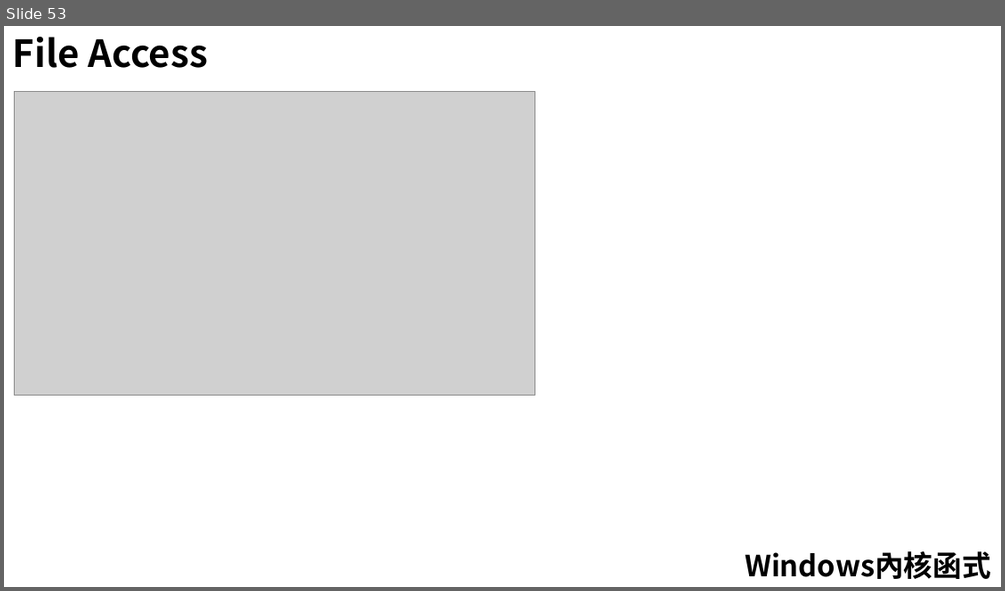
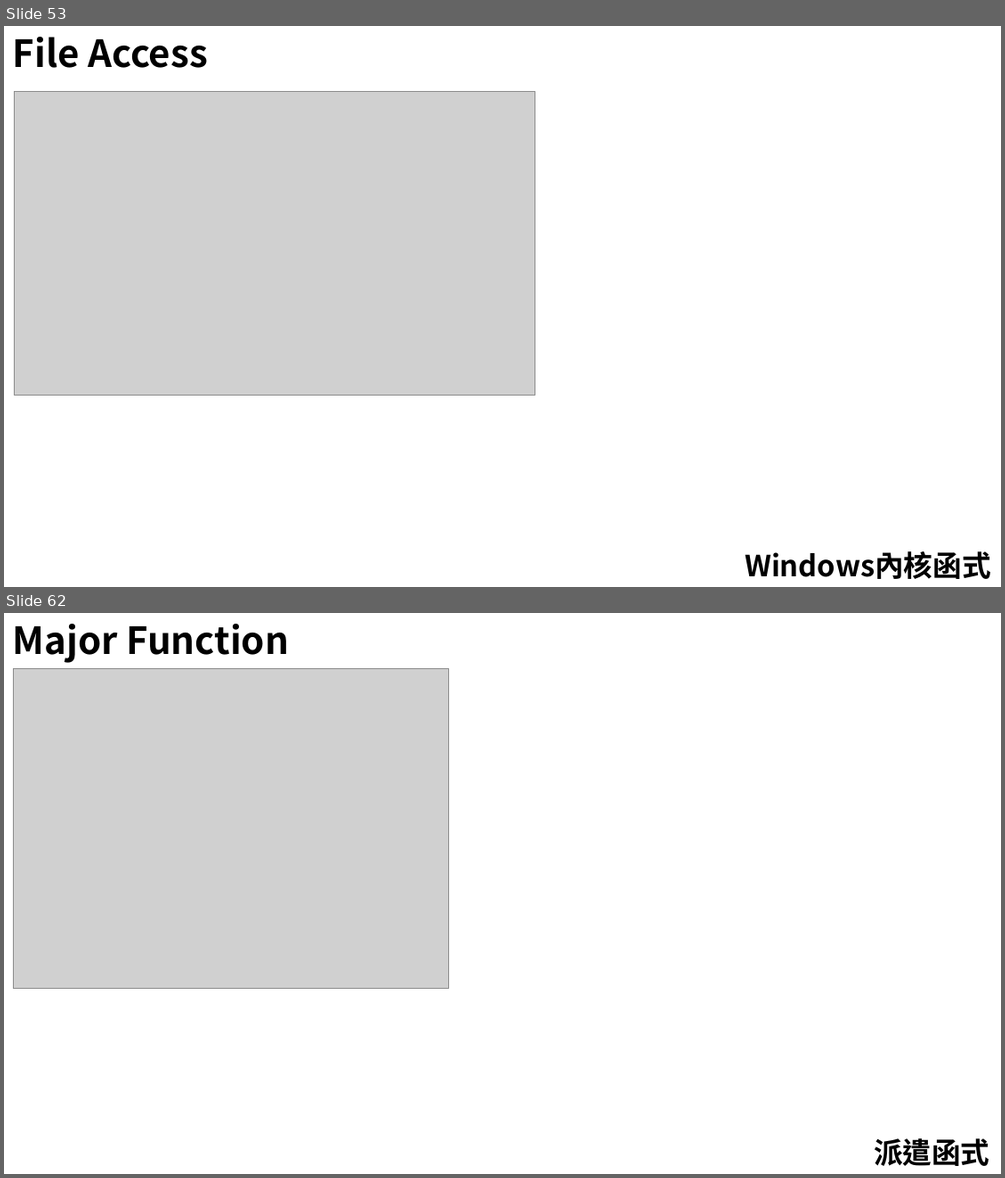
Before and after one commit to 1anhuang/Tutorial, a slide deck: WindowsDriver/Driver(Windows).pptx. Shown one above the other, each under a label of ours: slide 53 before the commit, slides 53 and 62 after it; the slides between them are not shown. The pictures are 1005x591 and 1005x1178 pixels, drawn with LibreOffice and Linux fonts; fonts in the diff are those of the drawing; grey boxes stand for pictures. Boxes give left, top, right and bottom in pixels: in the first picture for what was removed or moved away, otherwise in the second. Text is boxed around its words. In the diff, an @@ line names an element or a change of style, - is before the commit and + after.

```diff
--- a/WindowsDriver/Driver(Windows).pptx
+++ b/WindowsDriver/Driver(Windows).pptx
@@ slide 62 added at (4, 613, 1001, 1174), background #FFFFFF @@
@@ text added at (13, 624, 289, 663), 36 pt, text #000000, bold @@
+Major Function
@@ picture added at (13, 669, 448, 989) @@
@@ text added at (874, 1138, 990, 1166), 28 pt, text #000000, bold @@
+派遣函式
```
Also in this commit, not shown: 1 slide changed, 24 other slides added.
